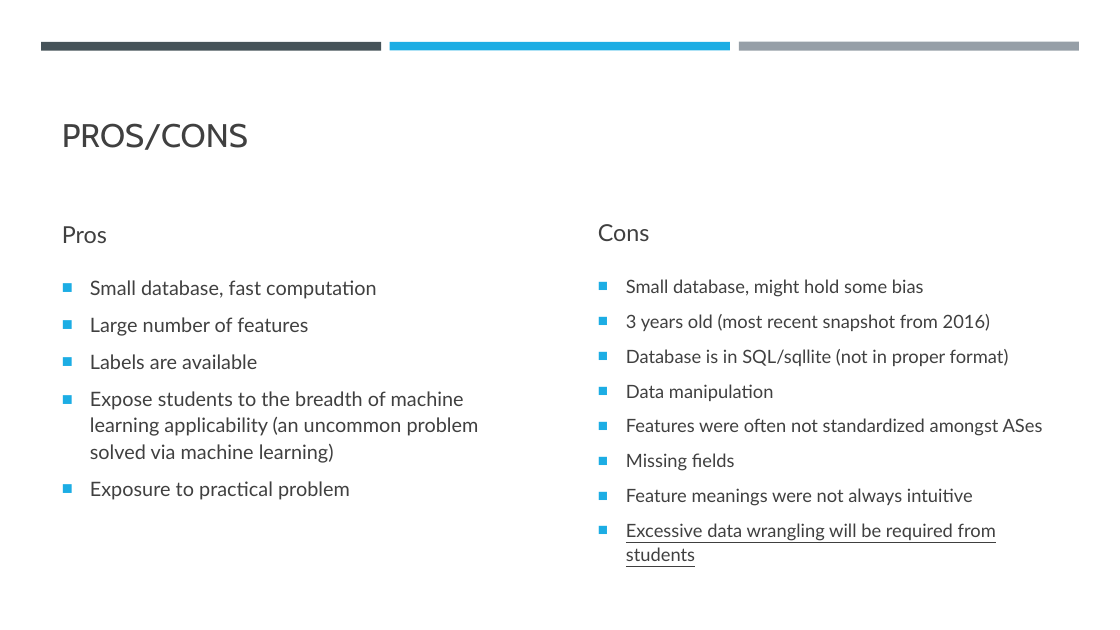
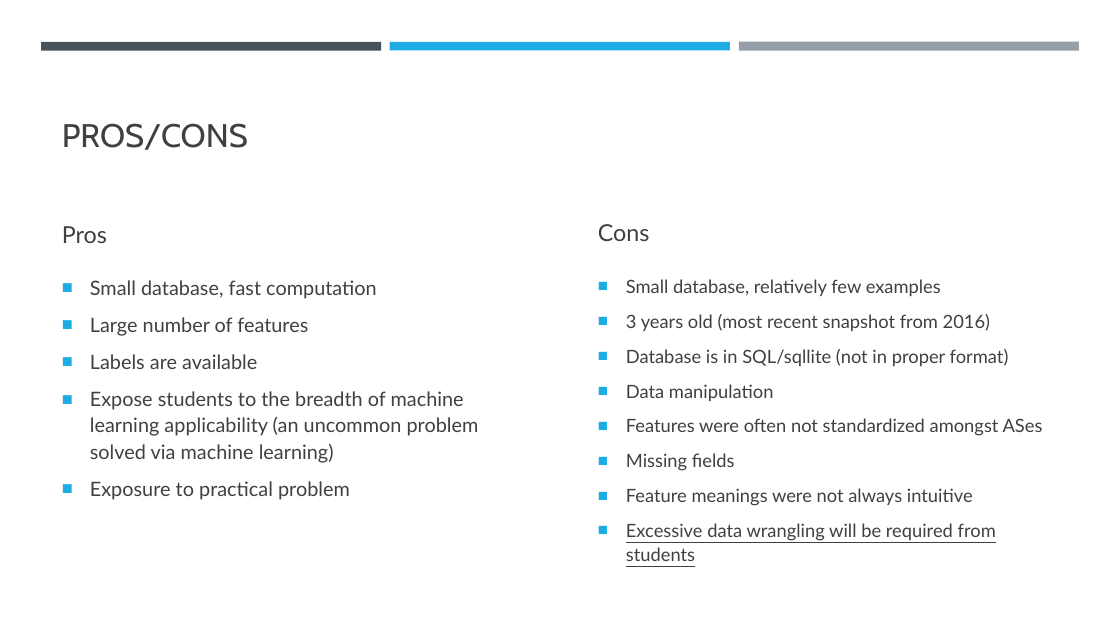
Before and after one commit to rlazad/cs4920Lab3, a slide deck: slide 7 of CS4920Lab3_v2.pptx. Drawn at 1120x630 pixels with LibreOffice and Linux fonts; fonts in the diff are those of the drawing. Boxes give left, top, right and bottom in pixels: in the first picture for what was removed or moved away, otherwise in the second. Text is boxed around its words. In the diff, an @@ line names an element or a change of style, - is before the commit and + after.

```diff
--- a/CS4920Lab3_v2.pptx
+++ b/CS4920Lab3_v2.pptx
@@ text at box(626, 279, 941, 296): text changed @@
-■ Small database, might hold some bias
+■ Small database, relatively few examples
```
Also in this commit, not shown: 2 other files.
